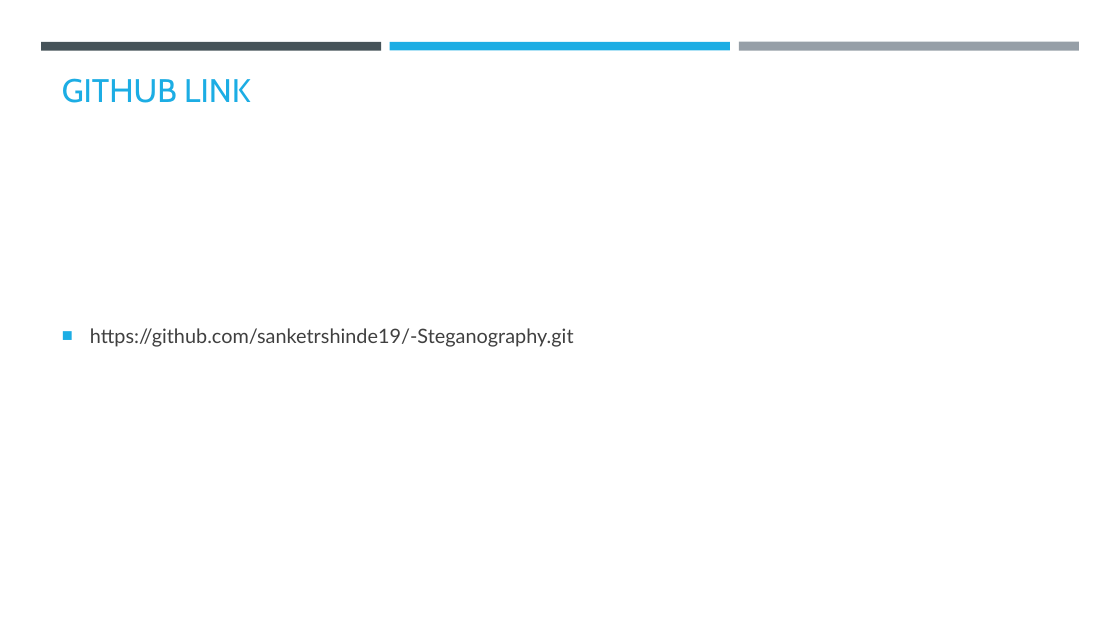
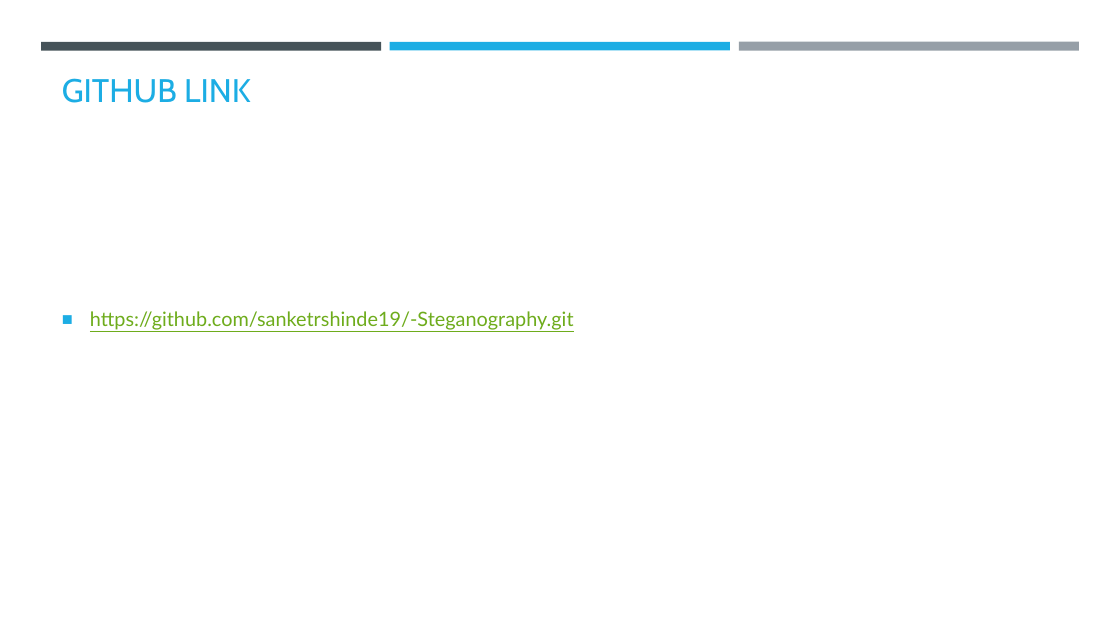
Before and after one commit to sanketrshinde19/-Steganography, a slide deck: slide 14 of AICTE PPT.pptx. Drawn at 1120x630 pixels with LibreOffice and Linux fonts; fonts in the diff are those of the drawing; background and template pictures are left out. Boxes give left, top, right and bottom in pixels: in the first picture for what was removed or moved away, otherwise in the second. Text is boxed around its words. In the diff, an @@ line names an element or a change of style, - is before the commit and + after.

```diff
--- a/AICTE PPT.pptx
+++ b/AICTE PPT.pptx
@@ text "https://github.com/sanketrshinde19/-Steganography.git" at <box>90,311,574,330</box>: text colour #404040 to #6EAC1C, underline on @@
```
